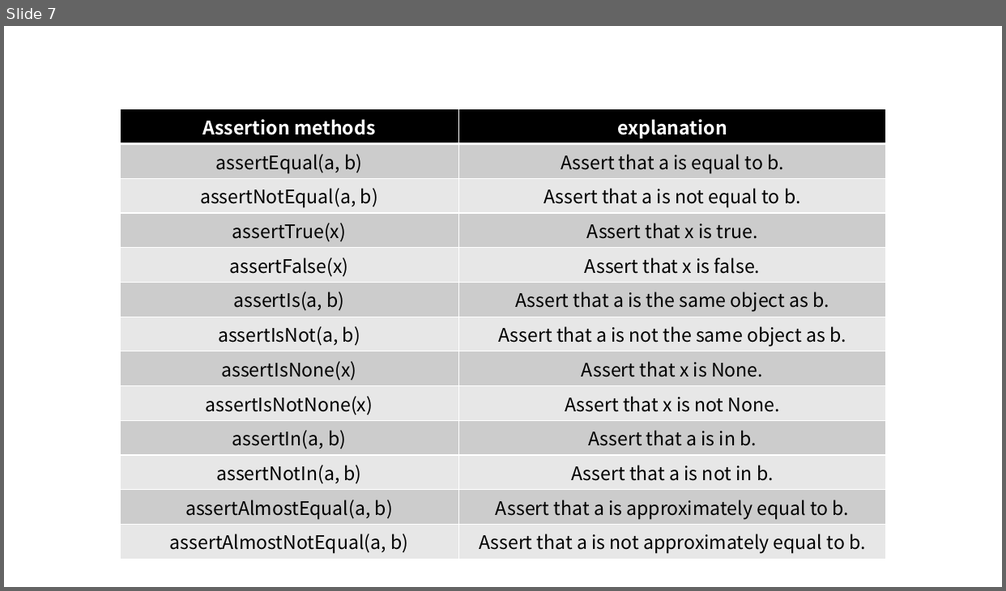
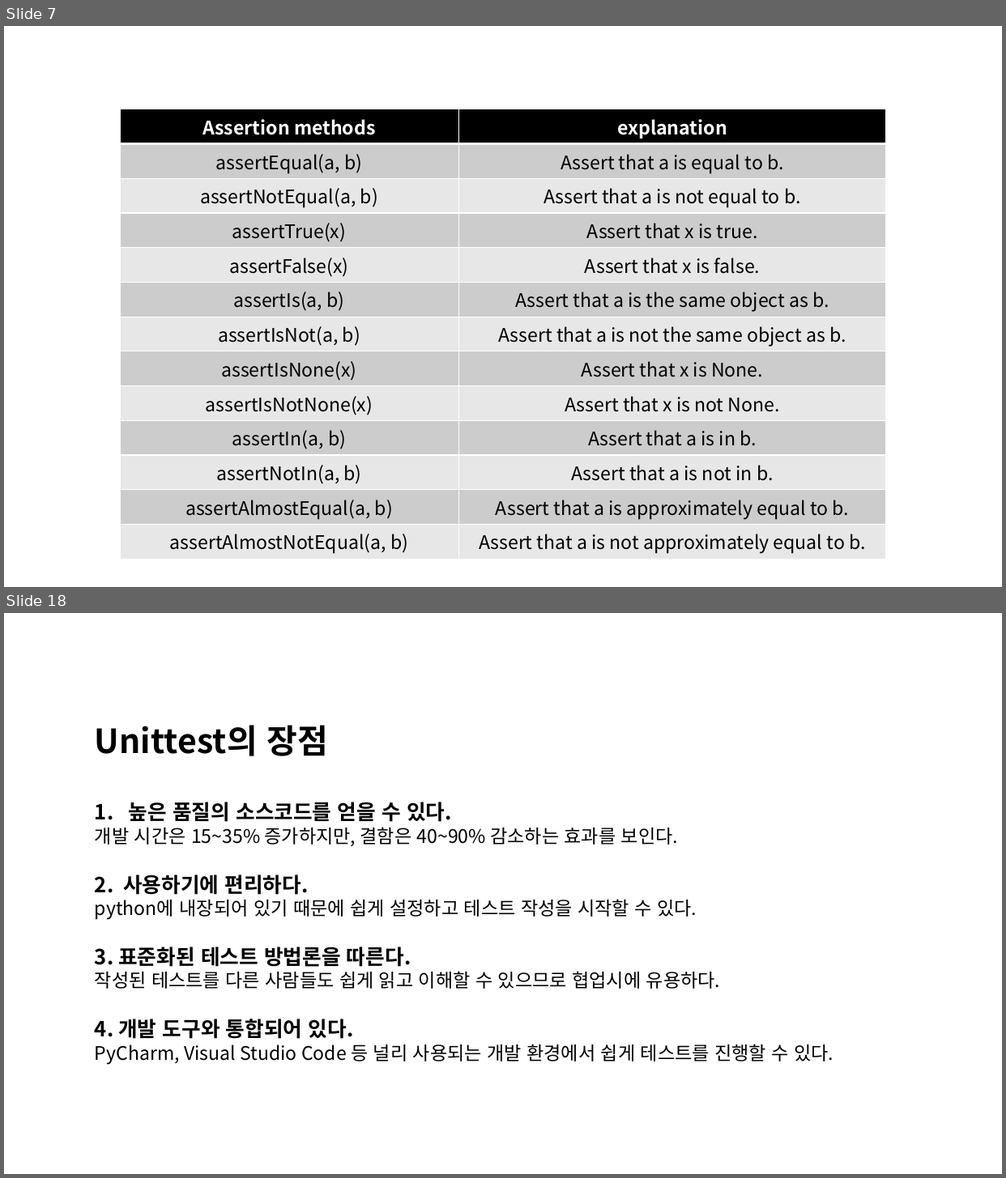
Before and after one commit to oooihmm/TIL, a slide deck: TestCase/프레젠테이션1.pptx. Shown one above the other, each under a label of ours: slide 7 before the commit, slides 7 and 18 after it; the slides between them are not shown. The pictures are 1006x591 and 1006x1178 pixels, drawn with LibreOffice and Linux fonts; fonts in the diff are those of the drawing. Boxes give left, top, right and bottom in pixels: in the first picture for what was removed or moved away, otherwise in the second. Text is boxed around its words. In the diff, an @@ line names an element or a change of style, - is before the commit and + after.

```diff
--- a/TestCase/프레젠테이션1.pptx
+++ b/TestCase/프레젠테이션1.pptx
@@ slide 18 added at [4, 613, 1002, 1174], background #FFFFFF @@
@@ text added at [95, 725, 328, 756], 32 pt, text #000000, bold @@
+Unittest의 장점
@@ text added at [95, 802, 833, 1064], 18 pt, text #000000 @@
+1. 높은 품질의 소스코드를 얻을 수 있다.
+개발 시간은 15~35% 증가하지만, 결함은 40~90% 감소하는 효과를 보인다.
+2. 사용하기에 편리하다.
+python에 내장되어 있기 때문에 쉽게 설정하고 테스트 작성을 시작할 수 있다.
+3. 표준화된 테스트 방법론을 따른다.
+작성된 테스트를 다른 사람들도 쉽게 읽고 이해할 수 있으므로 협업시에 유용하다.
+4. 개발 도구와 통합되어 있다.
+PyCharm, Visual Studio Code 등 널리 사용되는 개발 환경에서 쉽게 테스트를 진행할 수 있다.
```
Also in this commit, not shown: 1 slide changed, 14 other slides added, 2 slides removed, 12 other files.
